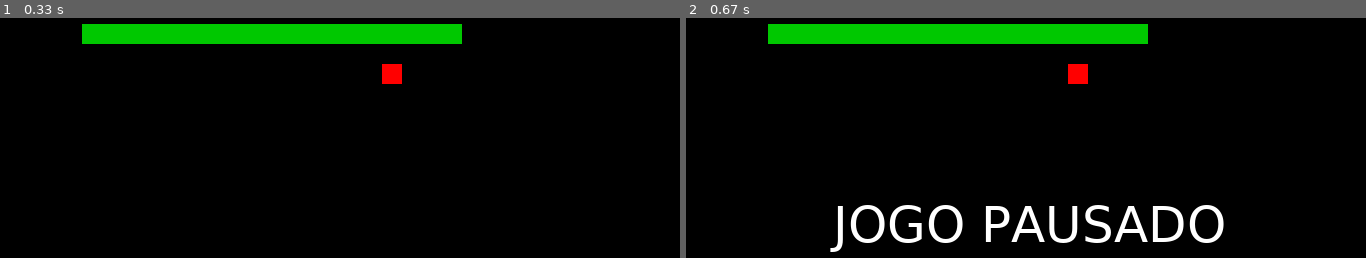
Above: before the commit, frames 1-2 (left to right).
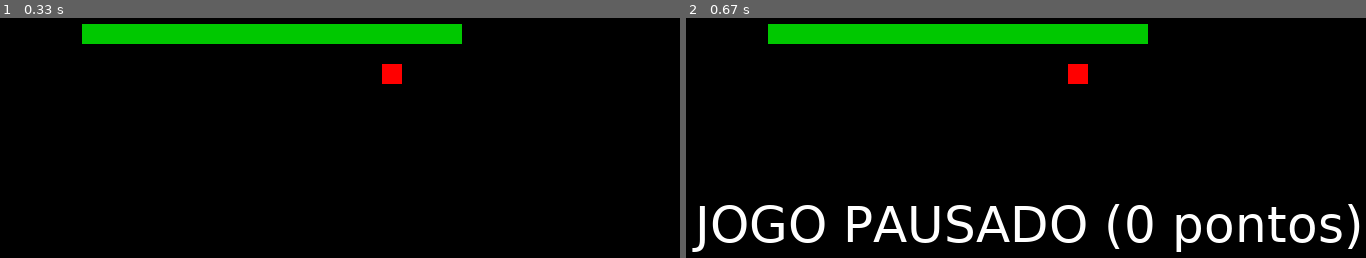
Above: after the commit, the same moments.

Repository: ilosamart/learn-pygame
Game: pygame game, started from snake.py
Same seed, same stepped clock (60 frames per second), same inputs: the game is played once before the commit and once after it.
Inputs:
- Up to frame 1 (0.33 s): no input
- Up to frame 2 (0.67 s): hold Esc from 0.33 s (still down); hold Right from 0.33 s (still down)

Frame 1 is identical in both runs. In frame 2, 6.9% of the frame differs, in the area x 0-100%, y 77-98%.

Commit message:
colisão cobra corpo

Diff:
--- a/snake.py
+++ b/snake.py
@@ -41,6 +41,7 @@
 screen_center = (screen_limits[0]//2, screen_limits[1]//2)
 game_paused = False
 game_over = False
+pontos = 0
 
 pygame.init()
 screen = pygame.display.set_mode(screen_limits)
@@ -73,14 +74,22 @@
     clock.tick(10)
 
     # trata colisão
+    for pedaco_corpo in snake[1:]:
+        game_over = game_over or collision(snake[0], pedaco_corpo)
+
+    if game_over:
+        continue
+
+    # trata comer maçã
     if collision(snake[0], apple):
         apple = on_grid_random()
         snake.append((0,0))
+        pontos += 10
 
     # trata inputs do usuário
     for event in pygame.event.get():
         if event.type == QUIT:
-            sair()
+            game_over = True
 
         if event.type == KEYDOWN:
             # se estou indo para a esquerda não posso ir para a direita (e vice-versa)
@@ -95,14 +104,14 @@
             # se foi ESC, pause
             if event.key == K_ESCAPE:
                 game_paused = True
-                message('JOGO PAUSADO', (255,255,255))
+                message(f'JOGO PAUSADO ({pontos} pontos)', (255,255,255))
                 pygame.display.update()
 
     # jogo pausado
     while game_paused:
         for event in pygame.event.get():
             if event.type == QUIT:
-                sair()
+                game_over = True
             if event.type == KEYDOWN and event.key == K_ESCAPE:
                 game_paused = False
 
@@ -124,7 +133,7 @@
 
 # Be IDLE friendly. If you forget this line, the program will 'hang'
 # on exit.
-message('Já era',(255, 0, 0))
+message(f'GAME OVER: {pontos} pontos!',(255, 0, 0))
 pygame.display.update()
 time.sleep(2)
 sair()
